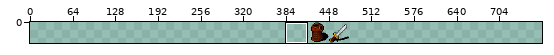
One commit to this sprite sheet: core/assets/items/items.png. The first picture is a wide view before the edit; the outline marks the close-up.
Close-up. Before the edit:
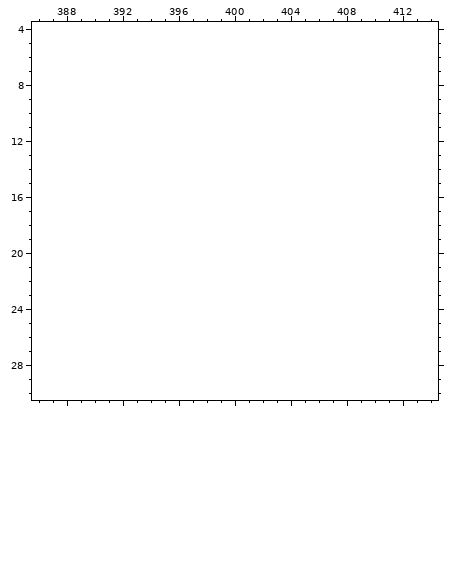
The file is 64x32 pixels. Pixels under 10% opacity are left out. Colours within 5 levels of each other are drawn and written as one. Shown: x 386..414, y 4..30. The old version is drawn lined up with the new one, on the new canvas. The commit also changed other parts of the picture, which this record leaves out.
After:
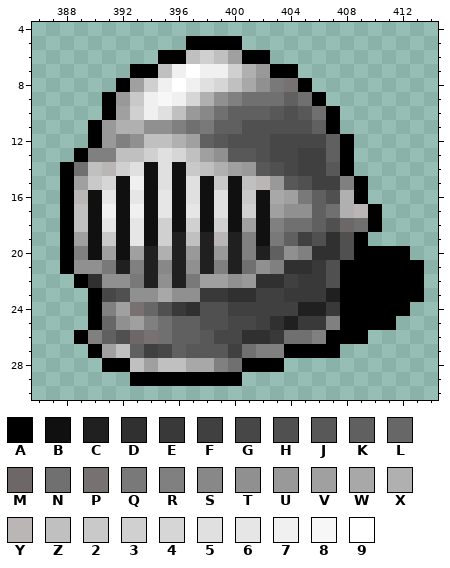
Palette (. is transparent): A #000000  B #101010  C #202020  D #303030  E #393939  F #404040  G #474747  H #505050  J #585858  K #606060  L #676767  M #6d6767  N #707070  P #777171  Q #797979  R #808080  S #888888  T #909090  U #999999  V #a0a0a0  W #a8a8a8  X #b0b0b0  Y #bbb6b6  Z #c0c0c0  2 #c9c9c9  3 #d0d0d0  4 #d6d6d6  5 #e0e0e0  6 #e6e6e6  7 #f0f0f0  8 #f7f7f7  9 #ffffff
The exact change:
canvas 64x32 -> 768x32, the old top-left corner now at 416,0
@@ x 386..414 @@
  4 .............................
- 5 .............................
- 6 .............................
- 7 .............................
- 8 .............................
- 9 .............................
-10 .............................
-11 .............................
-12 .............................
-13 .............................
-14 .............................
-15 .............................
-16 .............................
-17 .............................
-18 .............................
-19 .............................
-20 .............................
-21 .............................
-22 .............................
-23 .............................
-24 .............................
-25 .............................
-26 .............................
-27 .............................
-28 .............................
-29 .............................
+ 5 ...........AAAA..............
+ 6 .........AAZ3ZVAA............
+ 7 .......AAZ79773XUAA..........
+ 8 ......AV379754ZWTQPA.........
+ 9 .....AU27874XTRNNNKNA........
+10 .....AV375ZUSNKKKJHJNA.......
+11 ....AUXXTTRNQKKHHHHHKA.......
+12 ....AURTZZXVKJHHHGGGGKA......
+13 ...ARRZZ354ZVTJJHGGFFKA......
+14 ..ANZY35B5B2ZXVUJHGFFJA......
+15 ..AV24B7B5B5B2BZYUJHFFRA.....
+16 ..AYB6B6B6B5B5B2BWVQKHXA.....
+17 ..AZB7B7B6B6B5B3BVTTKNXYA....
+18 ..AZB6B6B3B3B3BVBRNNKHMNA....
+19 ..AVB2B6B3CZCYCRBQKFHDHA.....
+20 ..ARBVBVCXCUCUCRCKTRDDHAAAA..
+21 ..ATTQCRCSCTCRCNTRDDEHAAAAAA.
+22 ...ADTTQCTCQVVTUDDFEEHAAAAAA.
+23 ....AGHTTWTTEEDDFFEEECAAAAAA.
+24 ....ARVPLHEDHHFFFFFCCEAAAAA..
+25 ....ALTVRNKKHHGGFDCEERAAAA...
+26 ...ARKHMPNKKJGGDDENNRAAA.....
+27 ....AVZKFGKJJJFNRRAAAA.......
+28 .....AAZVZZWWRNAAA...........
+29 .......AAAAAAAA..............
 30 .............................
Pixel boxes of the changes (left, top, right, bottom) in both close-ups:
added: (60, 36, 424, 386)
